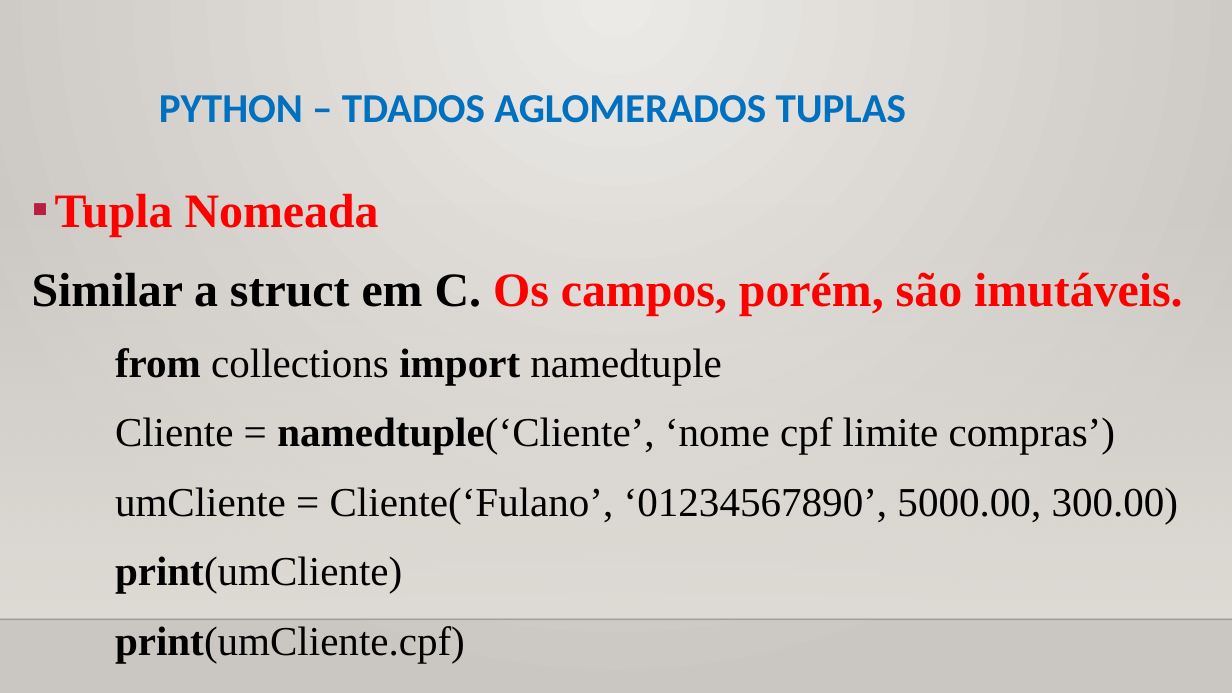
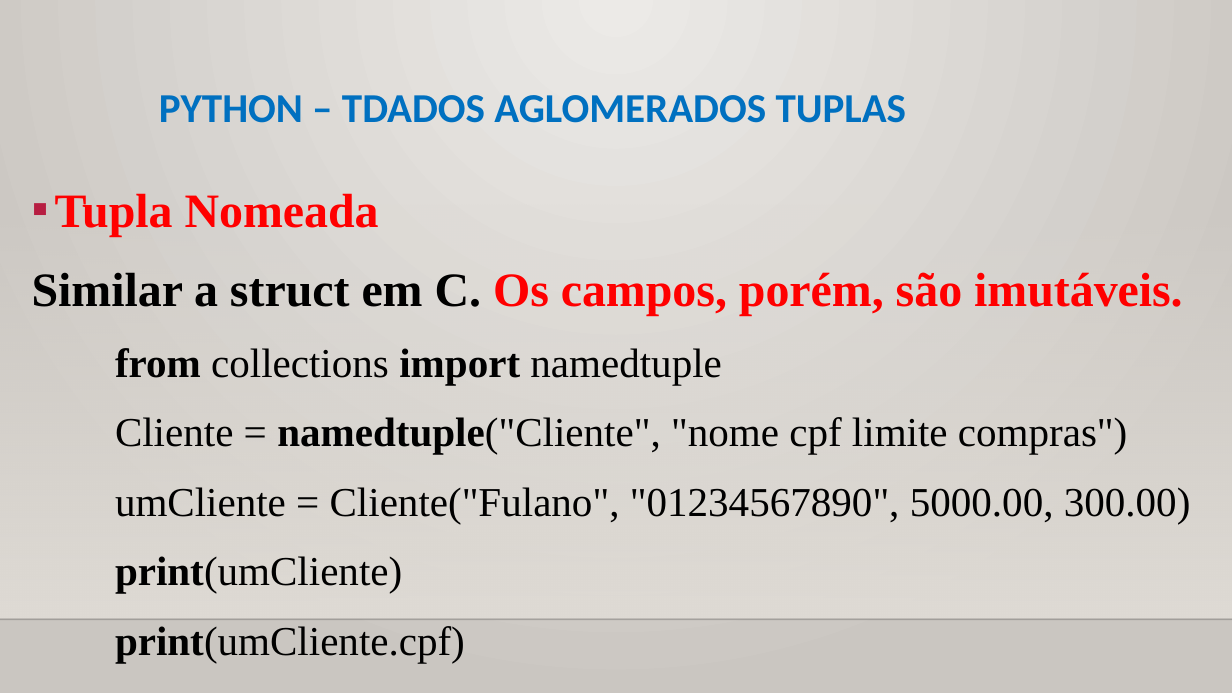
Before and after one commit to CloudEducationBrazil/WydenUniRuyPythonRAD, a slide deck: slide 21 of 01 Classes/Aula 07 RAD Python - Tipos de Dados Aglomerados.pptx. Drawn at 1232x693 pixels with LibreOffice and Linux fonts; fonts in the diff are those of the drawing; background and template pictures are left out. Boxes give left, top, right and bottom in pixels: in the first picture for what was removed or moved away, otherwise in the second. Text is boxed around its words. In the diff, an @@ line names an element or a change of style, - is before the commit and + after.

Commit message:
Python RAD ajustess 25/09/2024 2024.2

```diff
--- a/01 Classes/Aula 07 RAD Python - Tipos de Dados Aglomerados.pptx
+++ b/01 Classes/Aula 07 RAD Python - Tipos de Dados Aglomerados.pptx
@@ text at (115, 417, 1191, 524): text changed @@
-  Cliente = namedtuple(‘Cliente’, ‘nome cpf limite compras’)
-  umCliente = Cliente(‘Fulano’, ‘01234567890’, 5000.00, 300.00)
+  Cliente = namedtuple("Cliente", "nome cpf limite compras")
+  umCliente = Cliente("Fulano", "01234567890", 5000.00, 300.00)
```
Also in this commit, not shown: 3 other slides changed, 2 other files.
